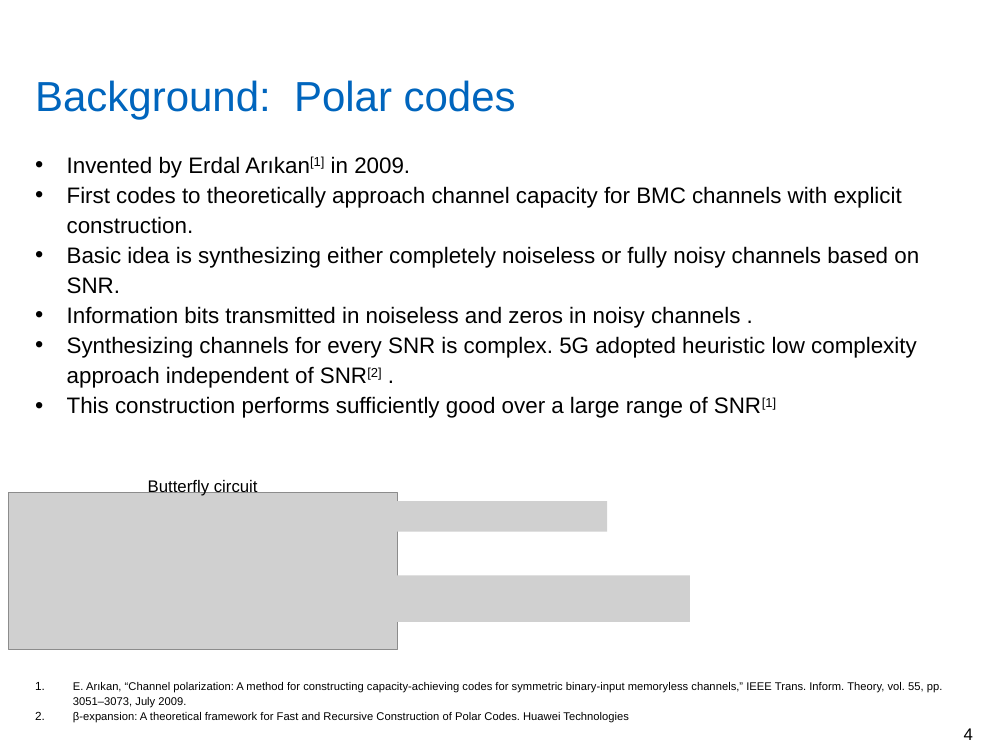
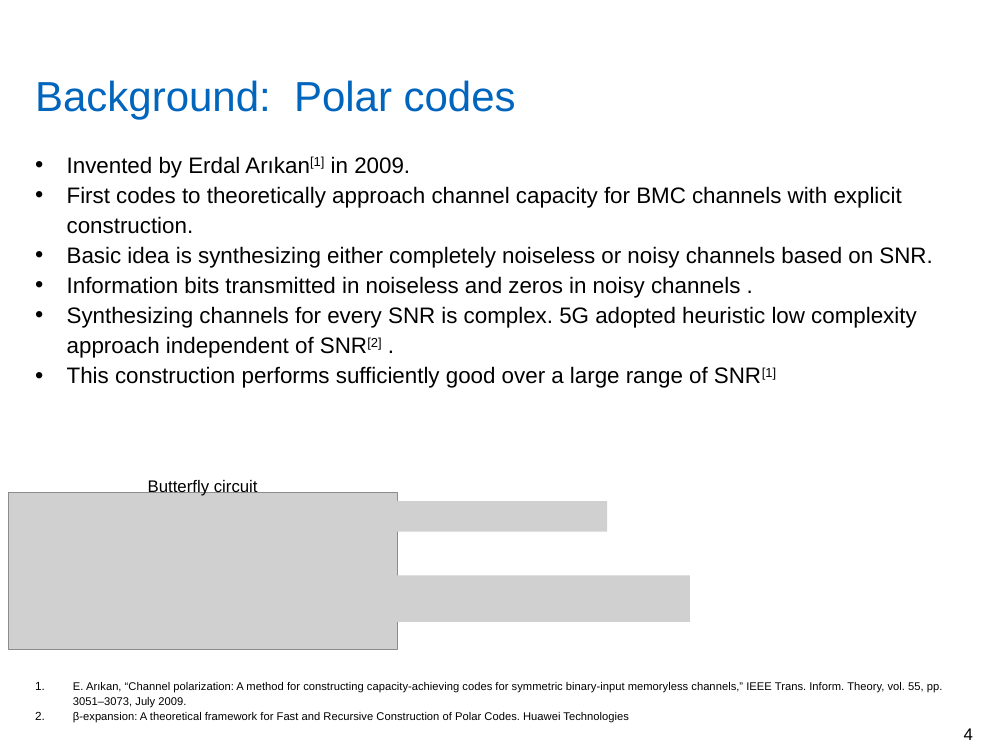
Before and after one commit to yadhu1961/thesis_5GPolorCodes, a slide deck: slide 4 of final_presentation/finalPpt1.3.pptx. Drawn at 1008x756 pixels with LibreOffice and Linux fonts; fonts in the diff are those of the drawing; grey boxes stand for pictures; background and template pictures are left out. Boxes give left, top, right and bottom in pixels: in the first picture for what was removed or moved away, otherwise in the second. Text is boxed around its words. In the diff, an @@ line names an element or a change of style, - is before the commit and + after.

```diff
--- a/final_presentation/finalPpt1.3.pptx
+++ b/final_presentation/finalPpt1.3.pptx
@@ text at [67, 246, 932, 268]: text changed @@
-• Basic idea is synthesizing either completely noiseless or fully noisy channels based on SNR.
+• Basic idea is synthesizing either completely noiseless or noisy channels based on SNR.
```
Also in this commit, not shown: 3 other slides changed, 1 other file.
